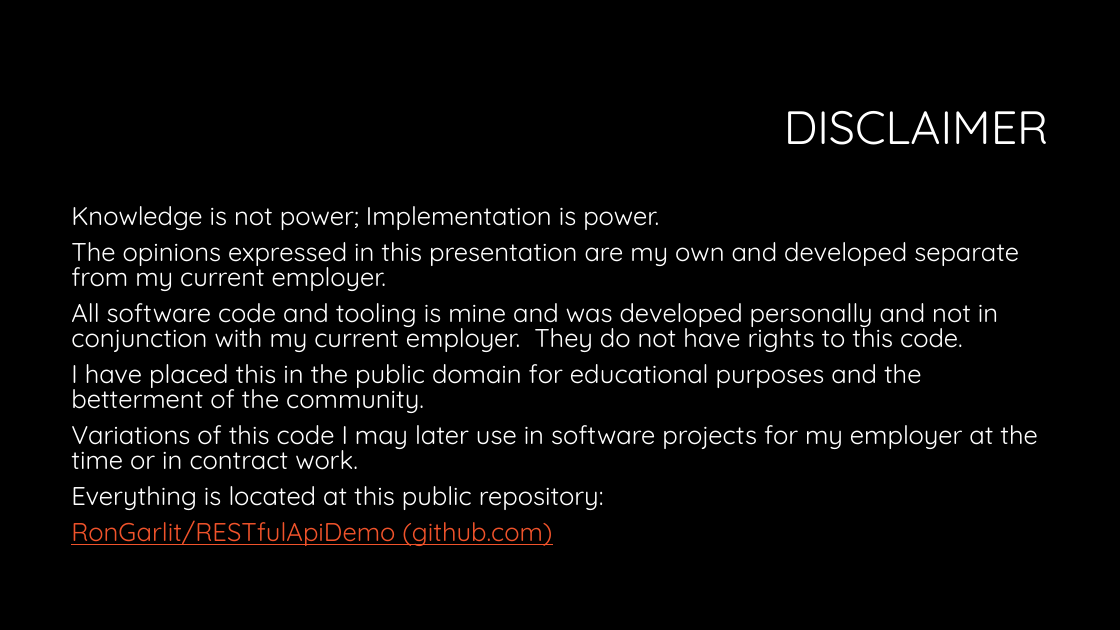
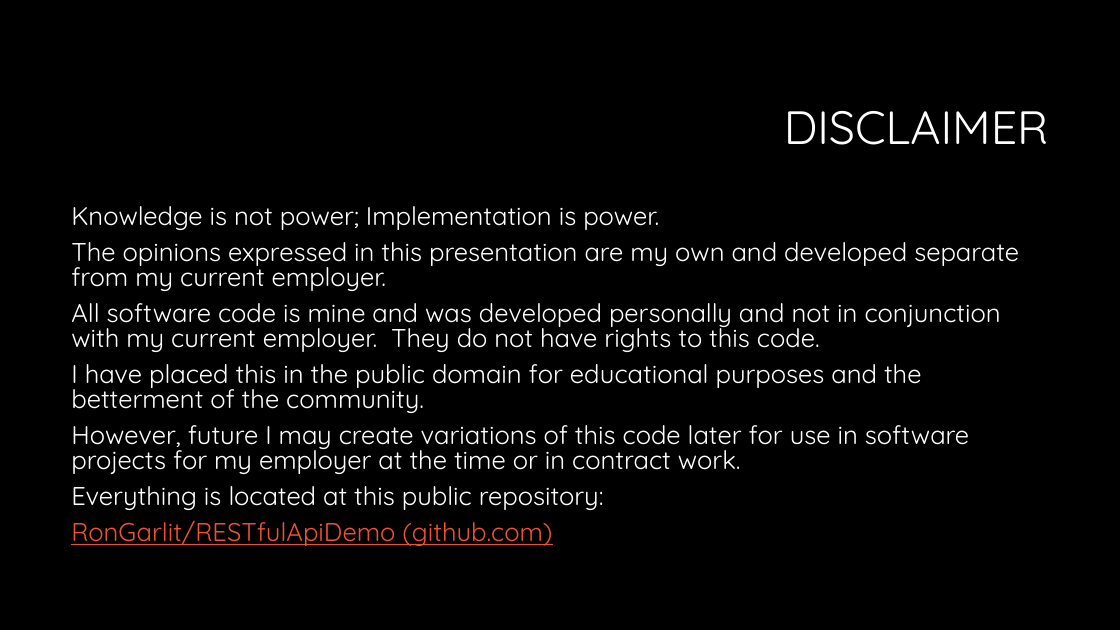
Before and after one commit to RonGarlit/RESTfulApiDemo, a slide deck: slide 1 of RESTful API the HATEOAS Way.pptx. Drawn at 1120x630 pixels with LibreOffice and Linux fonts; fonts in the diff are those of the drawing; background and template pictures are left out. Boxes give left, top, right and bottom in pixels: in the first picture for what was removed or moved away, otherwise in the second. Text is boxed around its words. In the diff, an @@ line names an element or a change of style, - is before the commit and + after.

Commit message:
Incremental commit

```diff
--- a/RESTful API the HATEOAS Way.pptx
+++ b/RESTful API the HATEOAS Way.pptx
@@ text at (71, 303, 1001, 352): text changed @@
-All software code and tooling is mine and was developed personally and not in conjunction with my current employer. They do not have rights to this code.
+All software code is mine and was developed personally and not in conjunction with my current employer. They do not have rights to this code.
@@ text at (71, 425, 969, 474): text changed @@
-Variations of this code I may later use in software projects for my employer at the time or in contract work.
+However, future I may create variations of this code later for use in software projects for my employer at the time or in contract work.
```
